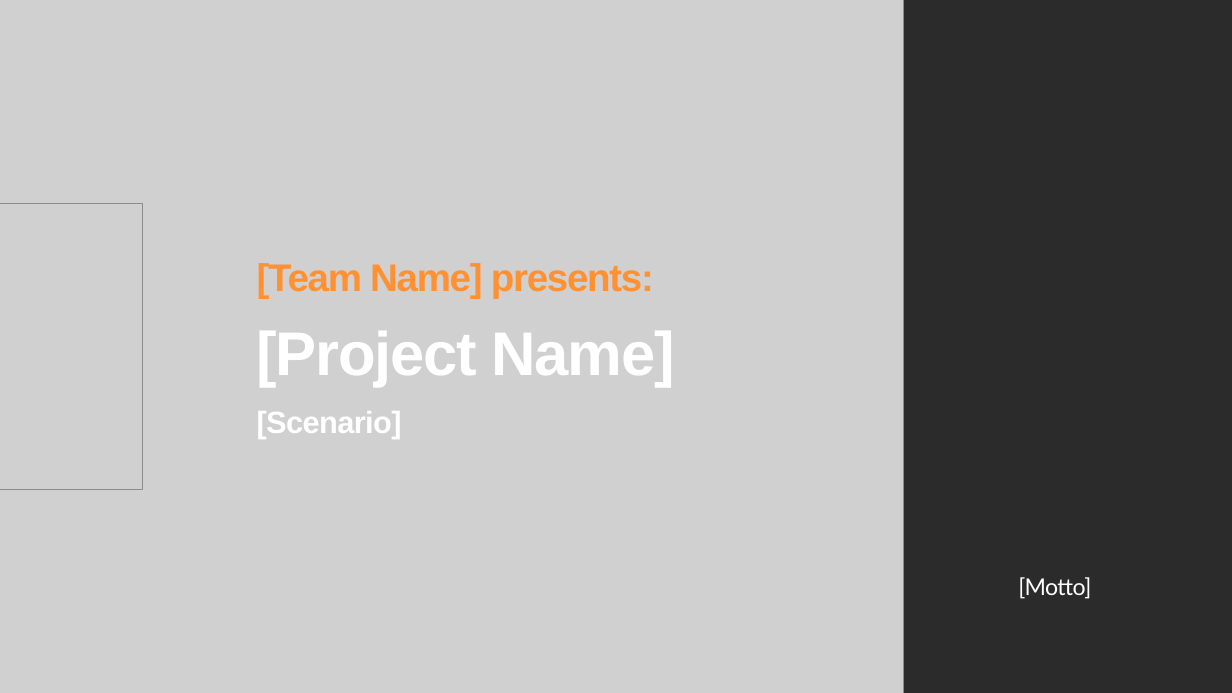
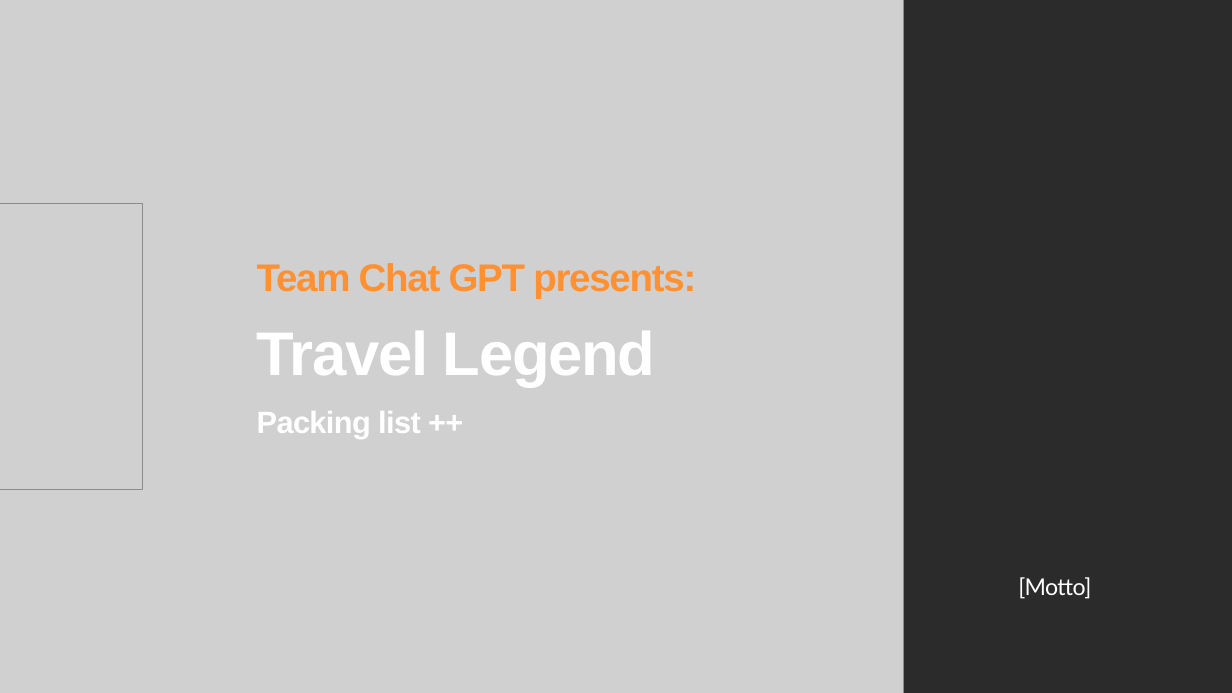
Before and after one commit to thyde1/Hackathon-2025, a slide deck: slide 1 of demo/demo_template 1.pptx. Drawn at 1232x693 pixels with LibreOffice and Linux fonts; fonts in the diff are those of the drawing; grey boxes stand for pictures; background and template pictures are left out; a plain dark background stands for a picture behind light text. Boxes give left, top, right and bottom in pixels: in the first picture for what was removed or moved away, otherwise in the second. Text is boxed around its words. In the diff, an @@ line names an element or a change of style, - is before the commit and + after.

Commit message:
ppt

```diff
--- a/demo/demo_template 1.pptx
+++ b/demo/demo_template 1.pptx
@@ text at bbox=[257, 263, 696, 299]: text changed @@
-[Team Name] presents:
+Team Chat GPT presents:
@@ text at bbox=[257, 331, 656, 387]: text changed @@
-[Project Name]
+Travel Legend
@@ text at bbox=[257, 411, 421, 439]: text changed @@
-[Scenario]
+Packing list ++
```
Also in this commit, not shown: 1 other slide changed.
